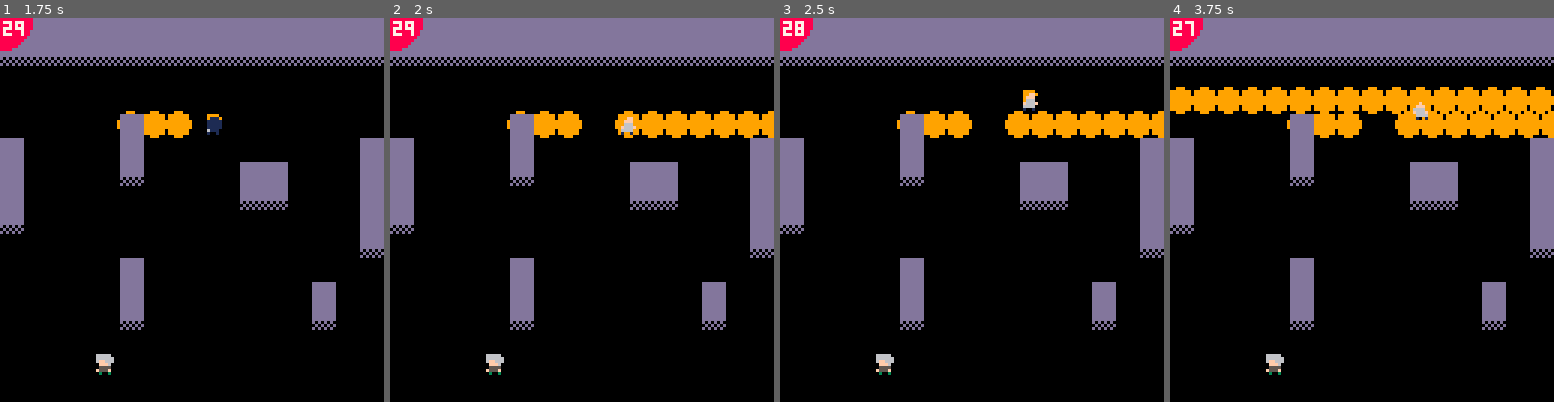
Above: before the commit, frames 1-4 (left to right).
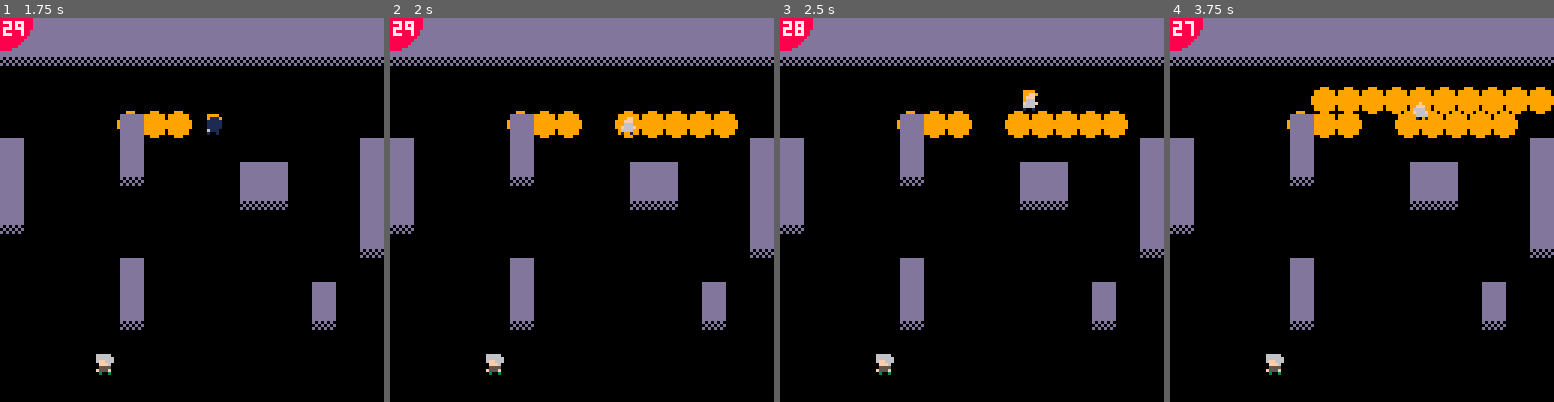
Above: after the commit, the same moments.

Repository: marcianoviereck/picogames
Game: PICO-8 cartridge pongpaint.p8
The game is run twice, just before and just after one commit, with the same random seed, the same clock (stepped at 60 frames per second) and the same inputs.
Inputs:
- Up to frame 1 (1.75 s): tap X (X key) at 0.33, 1.07 s; tap O (Z key) at 0.7, 1.7 s; hold Right from 1.6 s (still down)
- Up to frame 2 (2 s): keep holding Right; tap X (X key) at 1.85 s
- Up to frame 3 (2.5 s): release Right at 2.1 s; tap O (Z key) at 2.1 s; hold Up 2.15-2.42 s; hold Right from 2.47 s (still down)
- Up to frame 4 (3.75 s): tap O (Z key) every 0.4 s from 2.5 to 3.7 s; tap X (X key) at 2.97 s; release Right at 3.03 s; hold Left 3.08-3.58 s; hold Down from 3.63 s (still down)

Frame 1 is identical in both runs. In frame 2, 0.5% of the frame differs, in the area x 90-100%, y 24-32%; in frame 3, 0.5%; in frame 4, 2.6%, in the area x 0-100%, y 17-32%.

Commit message:
do improvements 1

Diff:
--- a/pongpaint.p8
+++ b/pongpaint.p8
@@ -147,6 +147,10 @@
 			elseif btn(3, p_index) then
 				new_y += speed
 				player.direction = 3
+			end
+
+			if is_in_paint(player) then
+
 			end
 
 			if not has_wall_around(new_x+4, new_y+4, 4) then
@@ -440,7 +444,8 @@
 		c = character.c,
 		drawcolor = character.c,
 		size = 0.5,
-		speed = 8
+		speed = 8,
+		ttl = 6
 	}
 	if character.c == player_one.c then
 		sfx(0)
@@ -471,9 +476,8 @@
 		local arrow = arrows[i]
 		arrow.x += arrow.dx * arrow.speed
 		arrow.y += arrow.dy * arrow.speed
-
-		if arrow.x > 128 or arrow.x < 0
-		or arrow.y > 128 or arrow.y < 0 then
+		arrow.ttl -= 1
+		if arrow.ttl <= 0 then
 			arrow_to_del = arrow
 		else
 			-- + 2 is to fix the offset of the arrow.. --
@@ -531,6 +535,29 @@
 
 function map_to_level(coordinate)
 	return coordinate * 2
+end
+
+function is_in_paint(character)
+	local in_paint = false
+	for x=1, map_size do
+		for y=1, map_size do
+			local tile = level_tiles[x..":"..y]
+			if tile
+				and tile.c ~= 16
+				and tile.c ~= character.c then
+				if tile.x > character.x - 4 and
+							tile.x < character.x + 8 and
+							tile.y > character.y - 4  and
+							tile.y < character.y + 8 then
+								in_paint = true
+						end
+			end
+		end
+	end
+
+	if in_paint then
+		debug_text = "in paint!"
+	end
 end
 
 function has_wall_around(world_x, world_y, range)
@@ -651,7 +678,6 @@
 		if move_x == 0 and move_y == 0 then
 			-- did not move.. stuck?
 			del(path, target)
-		--	debug_text = "stuckk"
 			return
 		else
 			enemy.x += move_x
